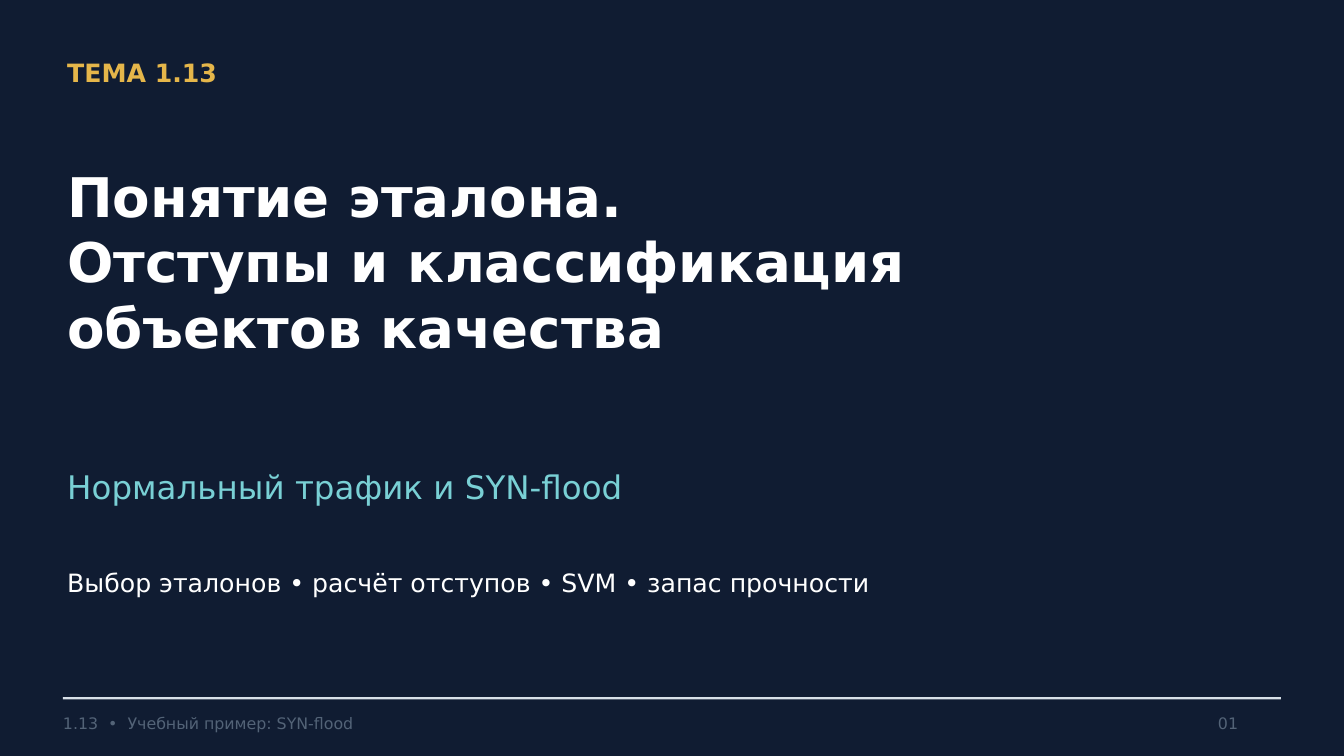
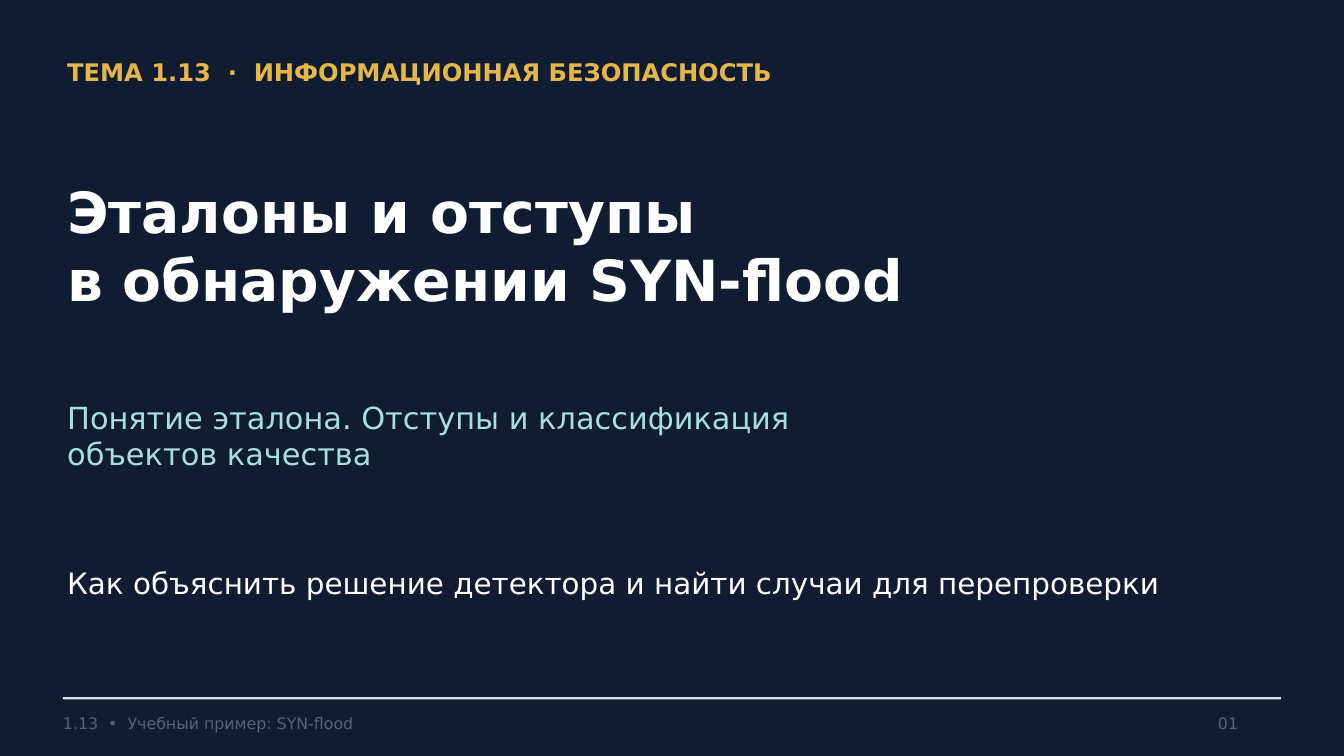
Before and after one commit to johnnilson664-sys/gis, a slide deck: slide 1 of presentations/1.13-etalony-otstupy/Etalony_otstupy_SYN_flood.pptx. Drawn at 1344x756 pixels with LibreOffice and Linux fonts; fonts in the diff are those of the drawing. Boxes give left, top, right and bottom in pixels: in the first picture for what was removed or moved away, otherwise in the second. Text is boxed around its words. In the diff, an @@ line names an element or a change of style, - is before the commit and + after.

```diff
--- a/presentations/1.13-etalony-otstupy/Etalony_otstupy_SYN_flood.pptx
+++ b/presentations/1.13-etalony-otstupy/Etalony_otstupy_SYN_flood.pptx
@@ text at bbox=[67, 63, 772, 85]: text changed; size 18 to 17.2 pt @@
-ТЕМА 1.13
+ТЕМА 1.13 · ИНФОРМАЦИОННАЯ БЕЗОПАСНОСТЬ
@@ text added at bbox=[67, 191, 903, 313], 40.5 pt, text #FFFFFF, bold @@
+Эталоны и отступы
+в обнаружении SYN-flood
@@ text at bbox=[67, 406, 789, 435]: text changed; size 39 to 21.8 pt; text colour #FFFFFF to #A9DDE0; bold off @@
-Понятие эталона.
-Отступы и классификация
+Понятие эталона. Отступы и классификация
@@ text "Понятие эталона. Отступы и классификация": place and size @@
-text "Понятие эталона. Отступы и классификация" at bbox=[67, 177, 905, 349]
+text "Понятие эталона. Отступы и классификация" at bbox=[67, 406, 789, 466]
@@ text at bbox=[67, 441, 372, 466]: size 39 to 21.8 pt, text colour #FFFFFF to #A9DDE0, bold off in "объектов качества" @@
@@ text removed at bbox=[67, 474, 622, 506] @@
-Нормальный трафик и SYN-flood
@@ text at bbox=[67, 571, 1159, 600]: text changed; size 18 to 21 pt @@
-Выбор эталонов • расчёт отступов • SVM • запас прочности
+Как объяснить решение детектора и найти случаи для перепроверки
```
Also in this commit, not shown: 1 other slide changed, 18 slides added, 18 slides removed, 7 other files.
